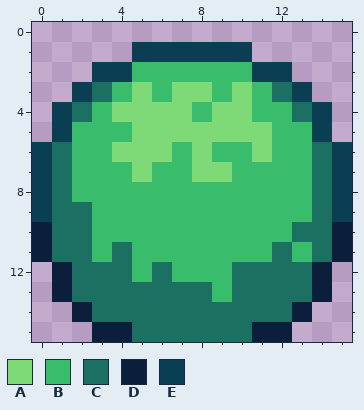
Two states of a pixel-art sprite, core/assets/bush.png. The picture above was drawn from the file before the commit.
The file is 16x16 pixels.
Palette (. is transparent): A #7ed977  B #39bd6d  C #1b7062  D #0b1f3c  E #093e53
Pixels before, first column x 0:
 1 .....EEEEEE.....
 2 ...EEBBBBBBEE...
 3 ..ECBABAABABCE..
 4 .ECBAAAABAABBCE.
 5 .EBBBAAAAAAABBE.
 6 ECBBAAABABBABBCE
 7 ECBBBABBAABBBBCE
 8 ECBBBBBBBBBBBBCE
 9 ECCBBBBBBBBBBBCE
10 DCCBBBBBBBBBBCCD
11 DCCBCBBBBBBBCBCD
12 .DCCCBCBBBCCCCD.
13 .DCCCCCCCBCCCCD.
14 ..DCCCCCCCCCCD..
15 ...DDCCCCCCDD...
Now the later version:
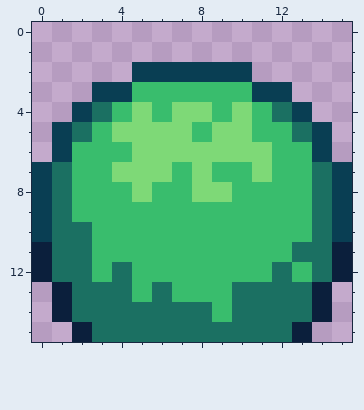
Change:
Changed rows in their new state; - is an unchanged pixel.
first column x 0:
 1 -----......-----
 2 ---..EEEEEE..---
 3 --.EEB-BB-BEE.--
 4 -.ECB-B-AB--CE.-
 5 --C-A---B--B-C--
 6 .E--B--A-AA---E.
 7 ----A-A--B-A----
 8 -----A--AA------
 9 --B-------------
10 E------------B-E
11 ----B-------BC--
12 DC-B--B---BB-BCD
13 -----B-BB-------
14 -DC------B---CD-
15 --DCC------CCD--
Boxes around the changes in both pictures, in picture pixels (x1, y1, x2, y2):
changed: (32, 42, 352, 342)
